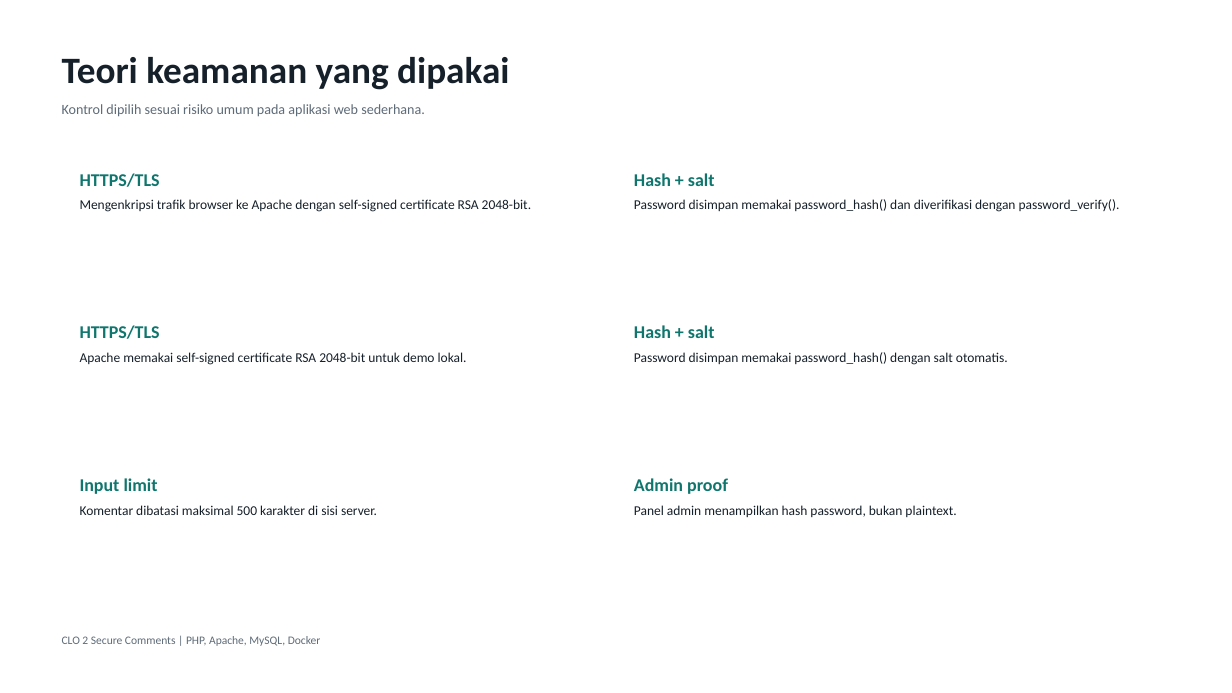
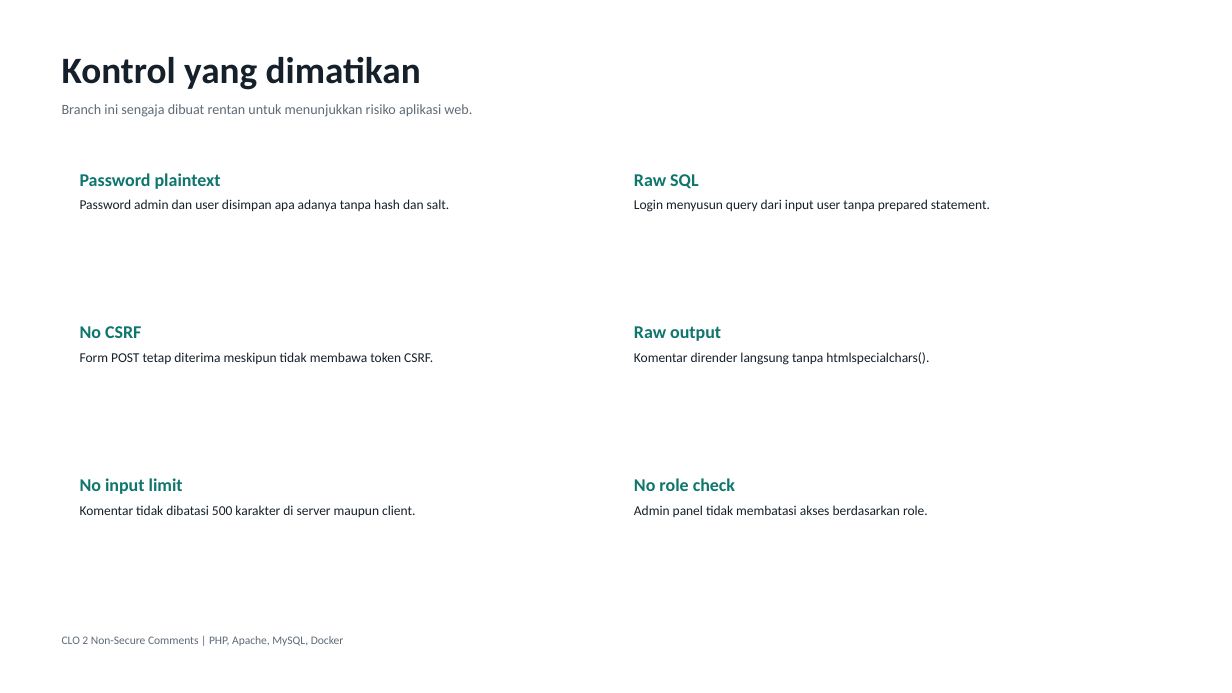
Before and after one commit to ArdeezYy/mawang_clo2, a slide deck: slide 3 of presentation/output/CLO2_Secure_Comments.pptx. Drawn at 1232x693 pixels with LibreOffice and Linux fonts; fonts in the diff are those of the drawing. Boxes give left, top, right and bottom in pixels: in the first picture for what was removed or moved away, otherwise in the second. Text is boxed around its words. In the diff, an @@ line names an element or a change of style, - is before the commit and + after.

Commit message:
Make vulnerable scenario fully non-secure

```diff
--- a/presentation/output/CLO2_Secure_Comments.pptx
+++ b/presentation/output/CLO2_Secure_Comments.pptx
@@ text at (x1=62, y1=57, x2=421, y2=90): text changed @@
-Teori keamanan yang dipakai
+Kontrol yang dimatikan
@@ text at (x1=62, y1=104, x2=472, y2=117): text changed @@
-Kontrol dipilih sesuai risiko umum pada aplikasi web sederhana.
+Branch ini sengaja dibuat rentan untuk menunjukkan risiko aplikasi web.
@@ text at (x1=80, y1=173, x2=221, y2=189): text changed @@
-HTTPS/TLS
+Password plaintext
@@ text at (x1=634, y1=174, x2=698, y2=189): text changed @@
-Hash + salt
+Raw SQL
@@ text at (x1=80, y1=199, x2=450, y2=212): text changed @@
-Mengenkripsi trafik browser ke Apache dengan self-signed certificate RSA 2048-bit.
+Password admin dan user disimpan apa adanya tanpa hash dan salt.
@@ text at (x1=634, y1=199, x2=990, y2=212): text changed @@
-Password disimpan memakai password_hash() dan diverifikasi dengan password_verify().
+Login menyusun query dari input user tanpa prepared statement.
@@ text at (x1=80, y1=326, x2=141, y2=338): text changed @@
-HTTPS/TLS
+No CSRF
@@ text at (x1=634, y1=326, x2=721, y2=341): text changed @@
-Hash + salt
+Raw output
@@ text at (x1=80, y1=352, x2=433, y2=364): text changed @@
-Apache memakai self-signed certificate RSA 2048-bit untuk demo lokal.
+Form POST tetap diterima meskipun tidak membawa token CSRF.
@@ text at (x1=634, y1=352, x2=929, y2=365): text changed @@
-Password disimpan memakai password_hash() dengan salt otomatis.
+Komentar dirender langsung tanpa htmlspecialchars().
@@ text at (x1=80, y1=478, x2=183, y2=494): text changed @@
-Input limit
+No input limit
@@ text at (x1=634, y1=478, x2=735, y2=491): text changed @@
-Admin proof
+No role check
@@ text at (x1=80, y1=505, x2=415, y2=517): text changed @@
-Komentar dibatasi maksimal 500 karakter di sisi server.
+Komentar tidak dibatasi 500 karakter di server maupun client.
@@ text at (x1=634, y1=505, x2=928, y2=517): text changed @@
-Panel admin menampilkan hash password, bukan plaintext.
+Admin panel tidak membatasi akses berdasarkan role.
@@ text at (x1=62, y1=636, x2=344, y2=646): text changed @@
-CLO 2 Secure Comments | PHP, Apache, MySQL, Docker
+CLO 2 Non-Secure Comments | PHP, Apache, MySQL, Docker
```
Also in this commit, not shown: 3 other slides changed, 3 slides added, 3 slides removed, 13 other files.
